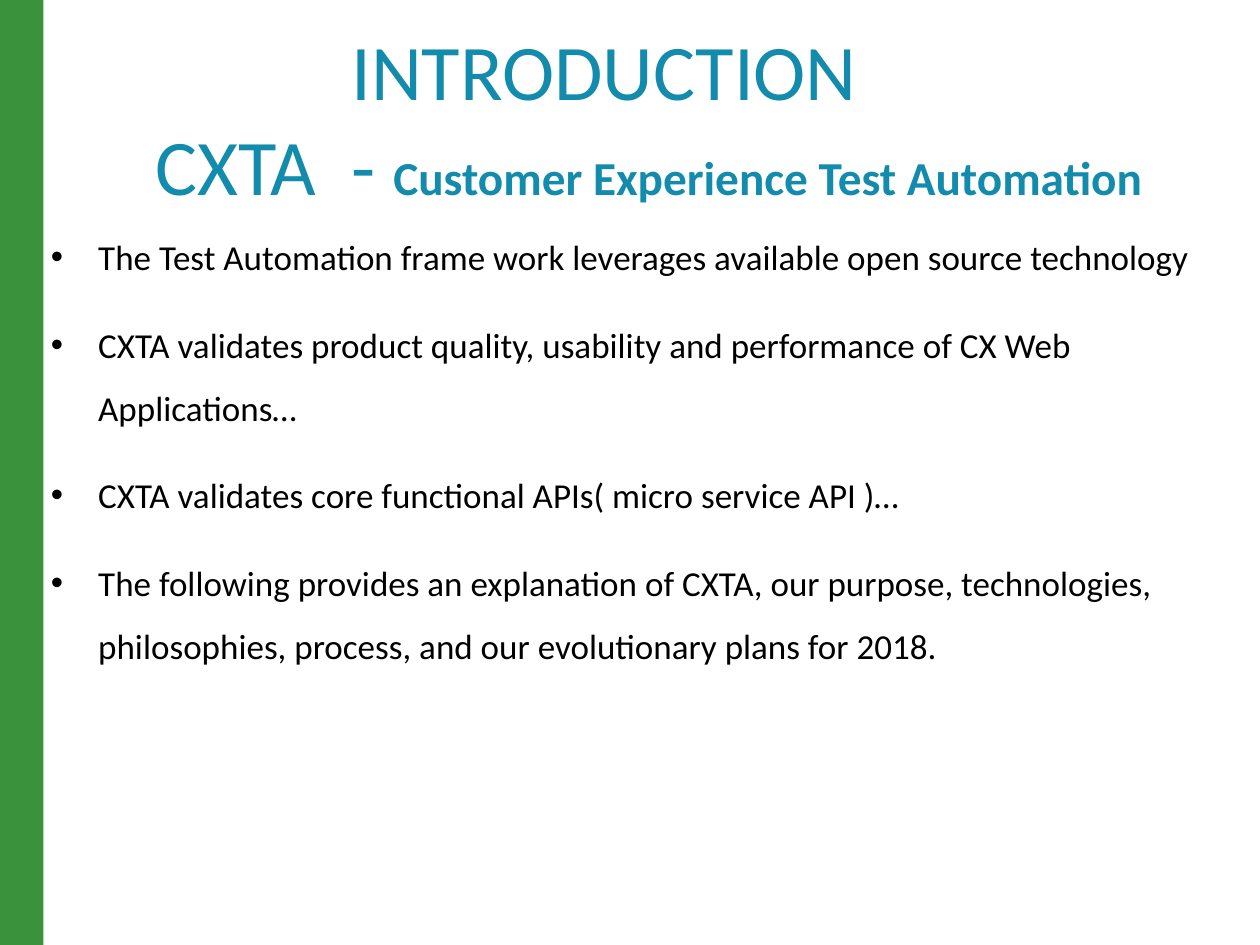
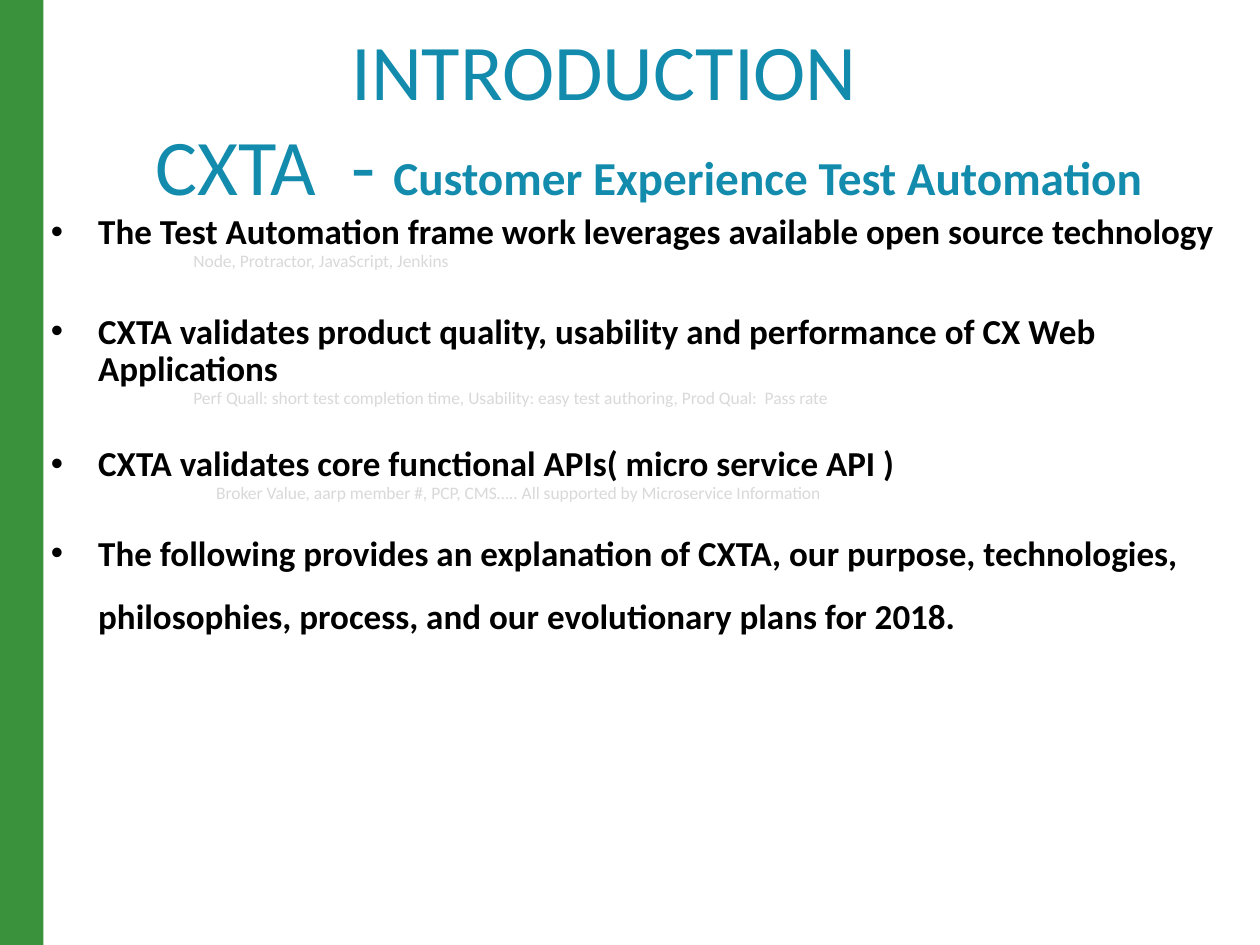
Before and after one commit to raghav9329/mainProf, a slide deck: slide 2 of CurrentWork_Delta/CX_StrategyPowerPoint.pptx. Drawn at 1260x945 pixels with LibreOffice and Linux fonts; fonts in the diff are those of the drawing. Boxes give left, top, right and bottom in pixels: in the first picture for what was removed or moved away, otherwise in the second. Text is boxed around its words. In the diff, an @@ line names an element or a change of style, - is before the commit and + after.

```diff
--- a/CurrentWork_Delta/CX_StrategyPowerPoint.pptx
+++ b/CurrentWork_Delta/CX_StrategyPowerPoint.pptx
@@ text at box(98, 219, 1213, 635): bold on in "The Test Automation frame work leverages available ...", "The following provides an explanation of CXTA, ..."; line spacing 1.5 to 0.9; less space between paragraphs @@
@@ text at box(98, 251, 1095, 504): text changed; size 20 to 10 pt; text colour #000000 to #D9D9D9 @@
-• CXTA validates product quality, usability and performance of CX Web Applications…
-• CXTA validates core functional APIs( micro service API )…
+  Node, Protractor, JavaScript, Jenkins
+• CXTA validates product quality, usability and performance of CX Web Applications
+  Perf Quall: short test completion time, Usability: easy test authoring, Prod Qual: Pass rate
+• CXTA validates core functional APIs( micro service API )
+      Broker Value, aarp member #, PCP, CMS….. All supported by Microservice Information
```
Also in this commit, not shown: 8 other slides changed, 1 other file.
